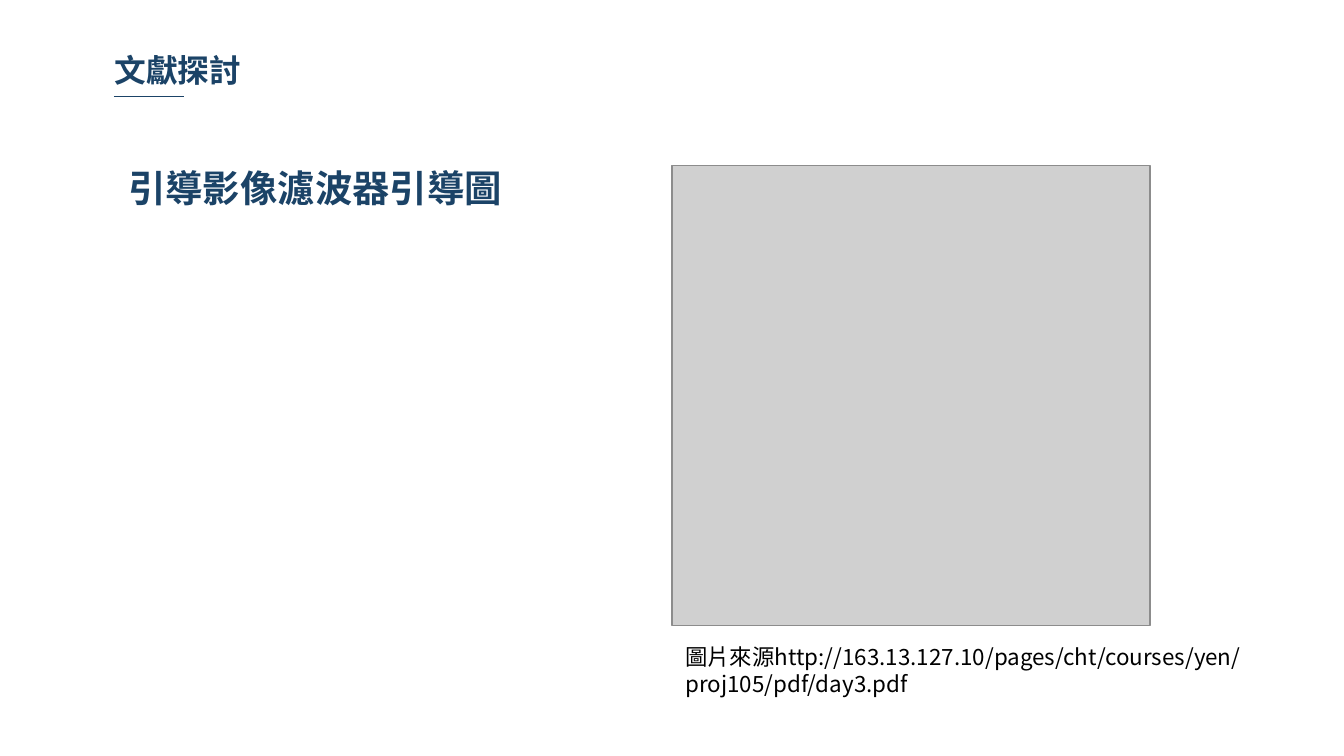
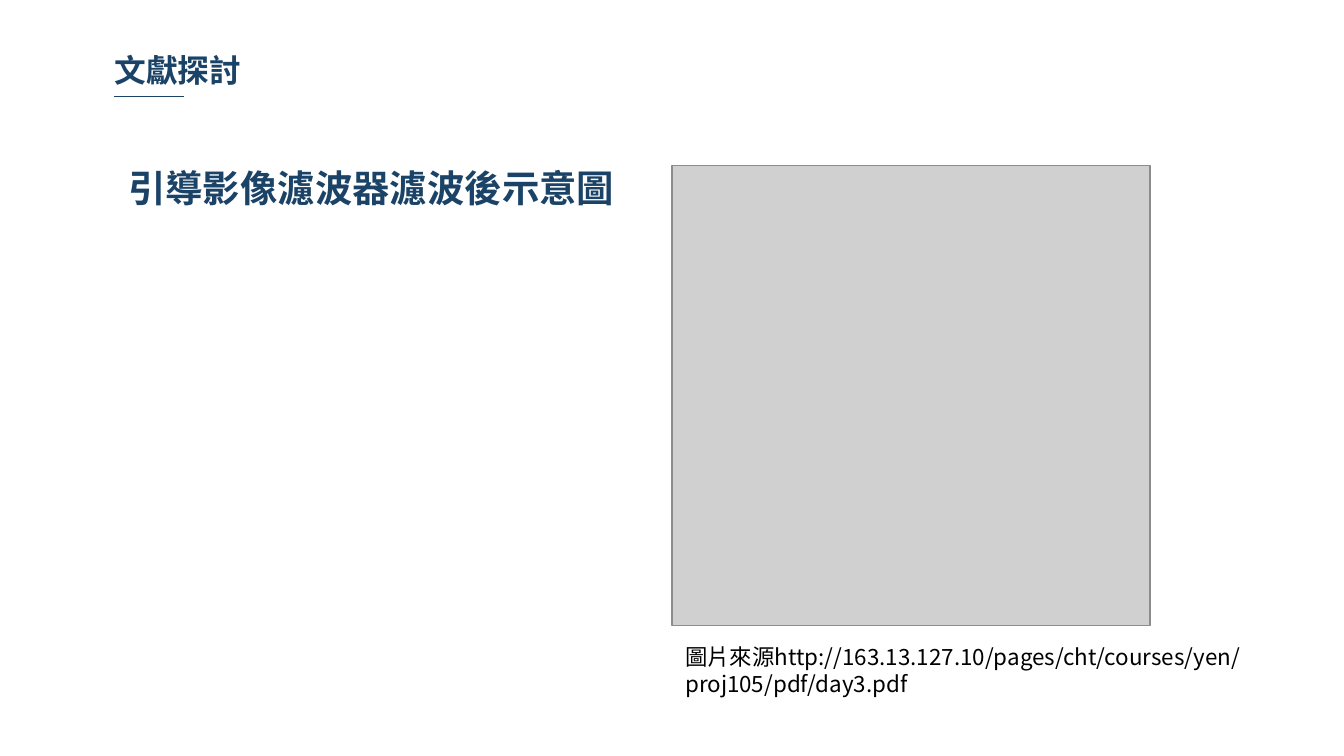
Before and after one commit to 10994015/paper, a slide deck: slide 29 of 論文/論文初審.pptx (slide 30 before the commit). Drawn at 1344x756 pixels with LibreOffice and Linux fonts; fonts in the diff are those of the drawing; grey boxes stand for pictures; background and template pictures are left out. Boxes give left, top, right and bottom in pixels: in the first picture for what was removed or moved away, otherwise in the second. Text is boxed around its words. In the diff, an @@ line names an element or a change of style, - is before the commit and + after.

```diff
--- a/論文/論文初審.pptx
+++ b/論文/論文初審.pptx
@@ text at (128,170,614,206): text changed @@
-引導影像濾波器引導圖
+引導影像濾波器濾波後示意圖
```
Also in this commit, not shown: 3 other slides changed, 2 slides removed.
